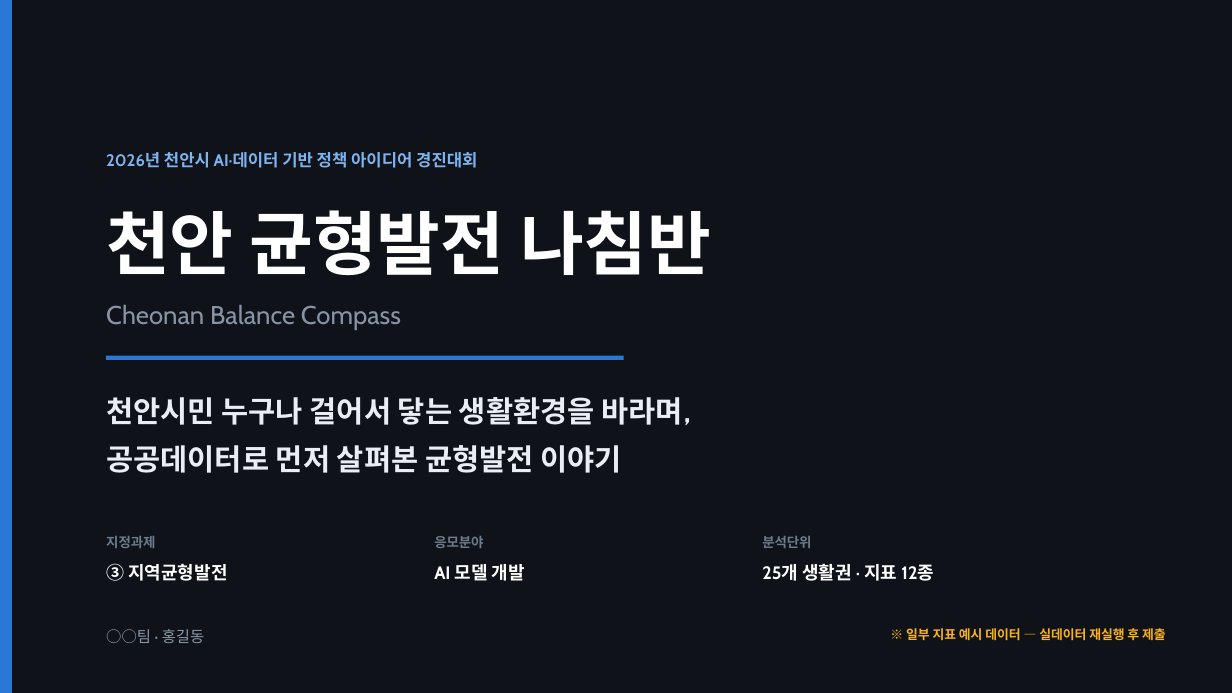
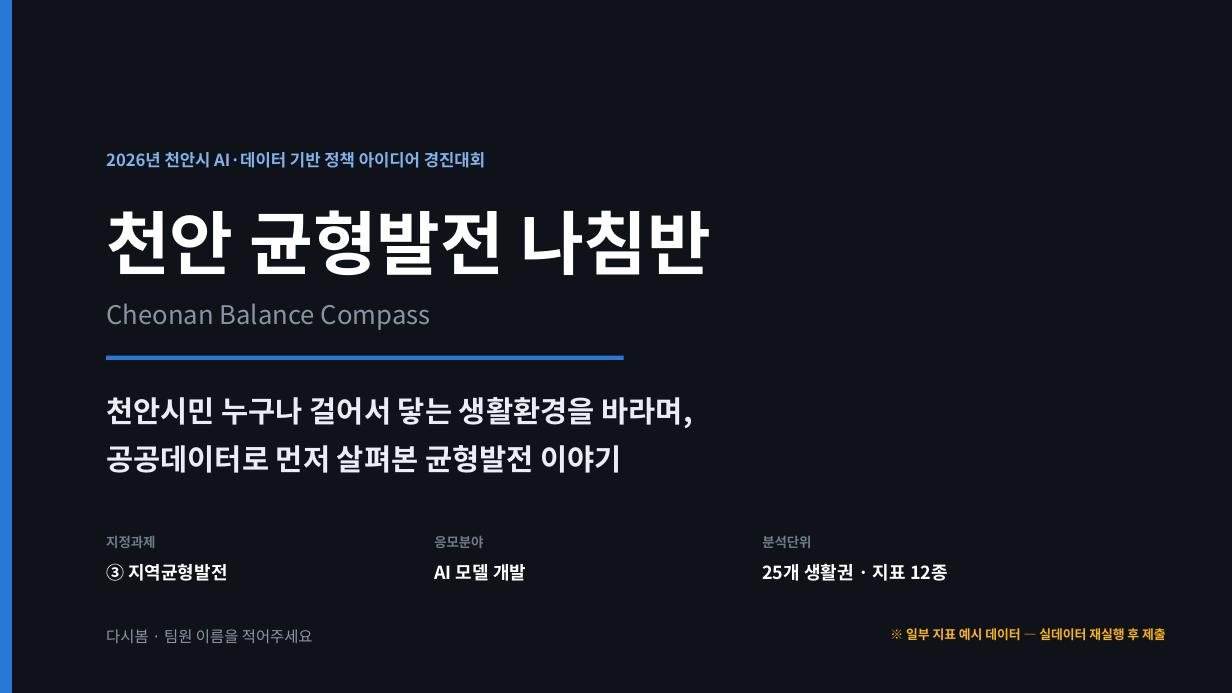
Before and after one commit to BioCode67/2026-AI-, a slide deck: slide 1 of deliverables/기획서_천안균형발전나침반_CBC.pptx. Drawn at 1232x693 pixels with LibreOffice and Linux fonts; fonts in the diff are those of the drawing. Boxes give left, top, right and bottom in pixels: in the first picture for what was removed or moved away, otherwise in the second. Text is boxed around its words. In the diff, an @@ line names an element or a change of style, - is before the commit and + after.

```diff
--- a/deliverables/기획서_천안균형발전나침반_CBC.pptx
+++ b/deliverables/기획서_천안균형발전나침반_CBC.pptx
@@ font Cabin to Noto Sans CJK KR in 5 elements at bbox=[106, 152, 485, 168], bbox=[106, 303, 431, 330], bbox=[106, 397, 693, 473], bbox=[434, 564, 526, 581], bbox=[762, 564, 948, 581] @@
@@ text at bbox=[106, 629, 313, 643]: text changed; font Cabin to Noto Sans CJK KR @@
-○○팀 · 홍길동
+다시봄 · 팀원 이름을 적어주세요
```
Also in this commit, not shown: 20 other slides changed, 8 other files.
